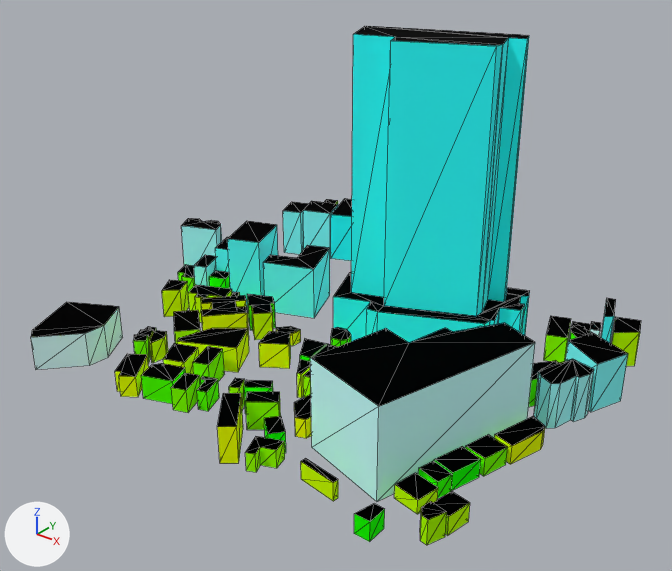
Renders of the glTF model web/public/assets/cities/tokyo/tiles/-1_-2.far.glb from each side of a commit.
Before and after are seen from a 50 mm lens placed at (161.0, -772.0, 277.0), pointed at (-129.0, -410.0, 52.0). Arrows for +X, +Y and +Z are at lower left; the lights stay in place. The picture after the commit comes second. Mesh edges are drawn as thin lines. Where no turn or scale is listed for an object, it has been applied to the vertices. Vertices at exactly the same position are counted once.

Objects in the first picture: '-1_-2_far'.
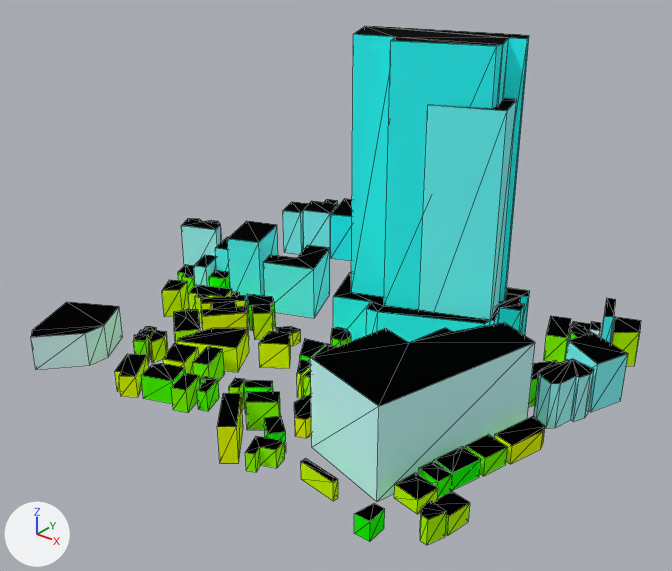
Patch to the scene script:
```diff
--- a/web/public/assets/cities/tokyo/tiles/-1_-2.far.glb.py
+++ b/web/public/assets/cities/tokyo/tiles/-1_-2.far.glb.py
@@ me_1__2_far @@
 # used by ob_1__2_far; location = (-126.2, -384.2, 90.1)
 # verts and faces of me_1__2_far; kept vertices keep their numbers, new ones are numbered from 782
-me_1__2_far.from_pydata(...)  # 782 vertices, 1026 faces; spans x -141.0..141.0, y -145.0..145.0, z -92.0..92.0
+me_1__2_far.from_pydata(...)  # 817 vertices, 1078 faces; spans x -141.0..141.0, y -145.0..145.0, z -92.0..92.0
+# me_1__2_far part 1
+# 8 faces are deleted
+# 14 vertices are added at x 52.0..108.0, y -120.0..-69.0, z -77.0..-74.0
+# 30 new faces join them, mat_roof
+# me_1__2_far part 2
+# 1 vertex is removed from x -95.0, y -84.0, z -70.0
+# 7 faces are deleted
+# 1 vertex moves from x -95.0, y -84.0, z -80.0 to x -96.0, y -85.0, z -80.0
+# 8 vertices are added at x -96.0..-79.0, y -87.0..-62.0, z -69.0..-65.0
+# 3 new faces join them, mat_facade
+# 15 new faces join them, mat_roof
+# me_1__2_far part 3
+verts[782] = (13.0, 48.0, -92.0)
+verts[783] = (27.0, 13.0, -92.0)
+verts[784] = (65.0, 28.0, -92.0)
+verts[785] = (58.0, 51.0, -92.0)
+verts[786] = (41.0, 59.0, -92.0)
+for new, old in zip([*range(787, 792)], [*range(782, 787)]): verts[new] = verts[old] + (0.0, 0.0, 153.0)
+faces += [(782, 783, 788), (782, 788, 787), (783, 784, 789), (783, 789, 788), (784, 785, 790), (784, 790, 789)]  # mat_facade
+faces += [(785, 786, 791), (785, 791, 790), (782, 787, 786), (786, 787, 791)]  # mat_facade
+faces += [(787, 790, 791), (787, 788, 790), (788, 789, 790)]  # mat_roof
+# other edits to the shape of me_1__2_far do not show in these pictures
 me_1__2_far.materials.append(mat_facade)
@@ ob_1__2_far @@
 ob_1__2_far = bpy.data.objects.new('-1_-2_far', me_1__2_far)
-ob_1__2_far.location = (-126.2, -384.2, 90.1)
+ob_1__2_far.location = (-126.2, -384.2, 90.0)
```

Changed parts and their boxes (x1, y1, x2, y2) in the pictures (672 x 571 px):
'-1_-2_far', reshaped, moved: (31, 26, 641, 545) in both
part 1 of me_1__2_far, built on: (301, 446, 480, 500) in both
part 2 of me_1__2_far, built on: before (145, 310, 200, 331); after (143, 310, 200, 331)
part 3 of me_1__2_far, added (cyan): after (419, 98, 517, 320)
